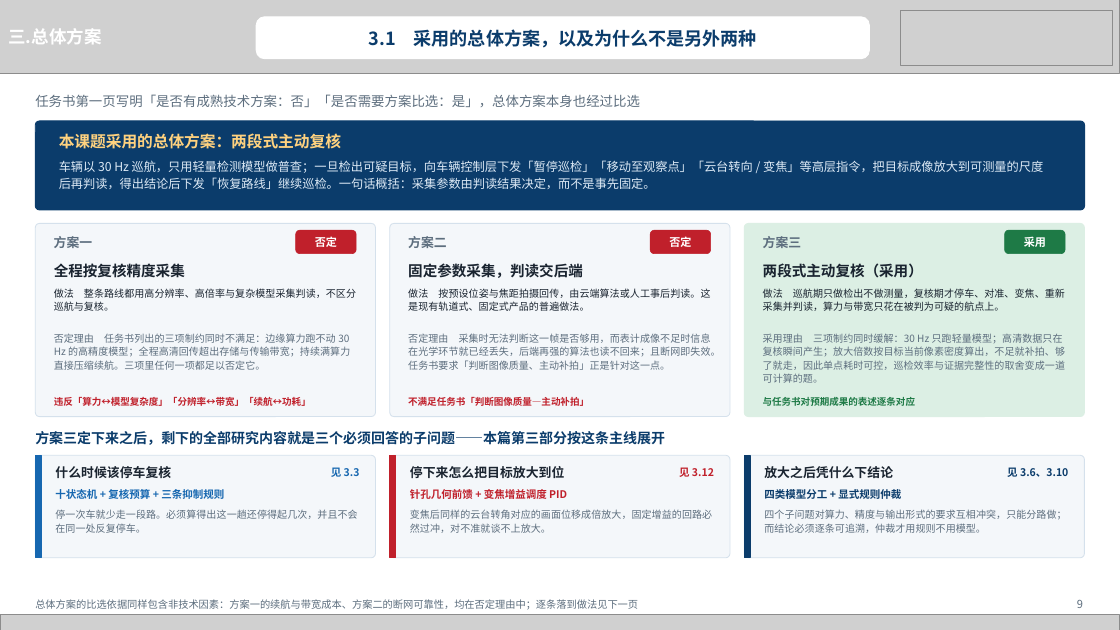
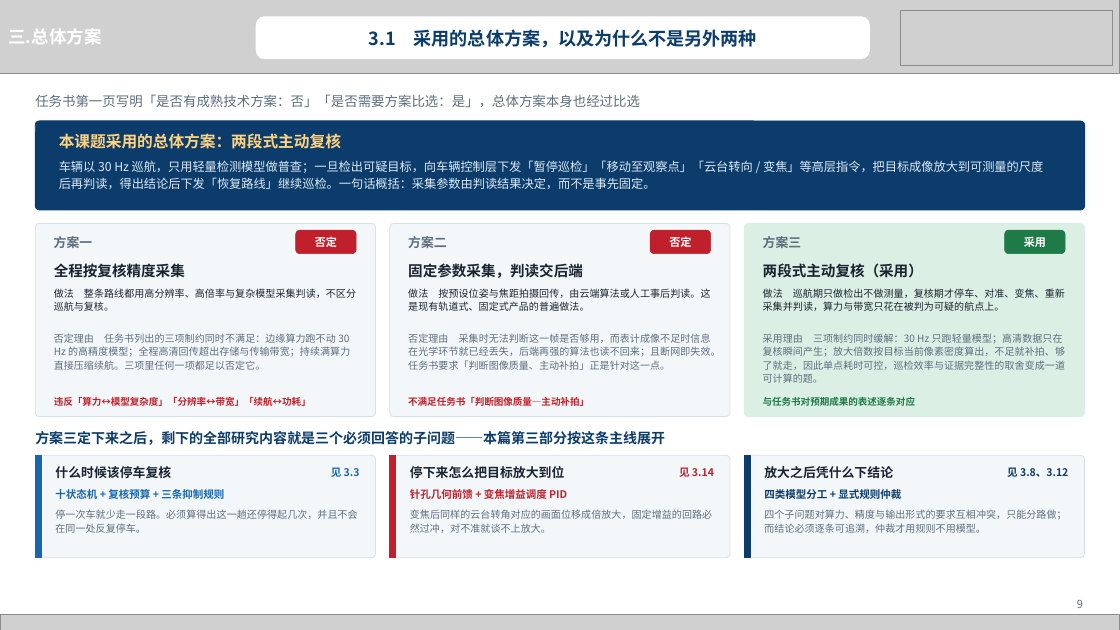
Before and after one commit to heizitalk666/2026summer, a slide deck: slide 9 of deliverables/中期答辩.pptx. Drawn at 1120x630 pixels with LibreOffice and Linux fonts; fonts in the diff are those of the drawing; grey boxes stand for pictures. Boxes give left, top, right and bottom in pixels: in the first picture for what was removed or moved away, otherwise in the second. Text is boxed around its words. In the diff, an @@ line names an element or a change of style, - is before the commit and + after.

```diff
--- a/deliverables/中期答辩.pptx
+++ b/deliverables/中期答辩.pptx
@@ text at [679, 467, 714, 477]: text changed @@
-见 3.12
+见 3.14
@@ text at [1007, 467, 1068, 477]: text changed @@
-见 3.6、3.10
+见 3.8、3.12
@@ text removed at [35, 599, 638, 610] @@
-总体方案的比选依据同样包含非技术因素：方案一的续航与带宽成本、方案二的断网可靠性，均在否定理由中；逐条落到做法见下一页
```
Also in this commit, not shown: 21 other slides changed, 2 slides added, 4 other files.
